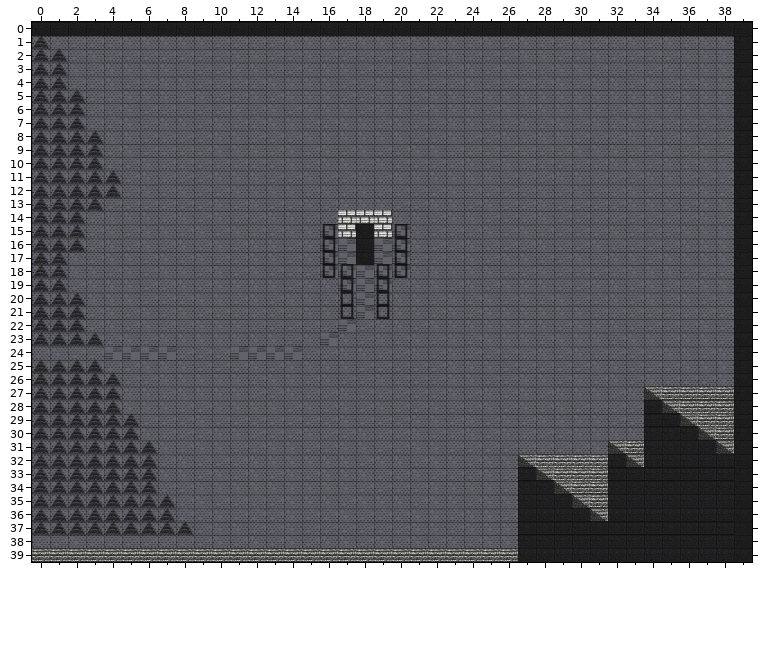
An edit to a level. Tiled map (JSON), prototypes/dungeon/map.tmj. Above: the version before the commit.
Cells are 40x30 px. Shown: x 0..39, y 0..39.
Once edited:
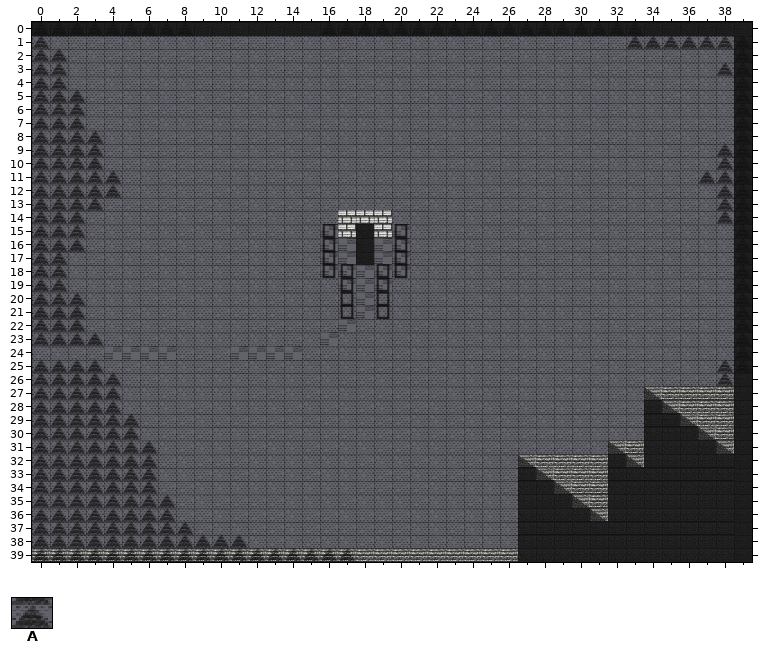
Key: from "static-tiles": A 30.
_ is an empty cell.
See-through tiles are keyed as they look on the map.
The exact change:
Layer "wildcards":
The edit adds tile A in row 1 at x 33 to 38; in row 3 at x 38; in rows 9 to 10 at x 38; in row 11 at x 37 to 38; in rows 12 to 14 at x 38; in rows 25 to 26 at x 38.
The edit adds tile A in row 38 at x 0 to 11; in row 39 at x 0 to 17.
Pixel boxes of the changes (left, top, right, bottom) in both pictures:
added: (626, 36, 734, 49)
added: (716, 62, 734, 76)
added: (698, 143, 734, 224)
added: (716, 359, 734, 386)
added: (32, 534, 355, 562)
